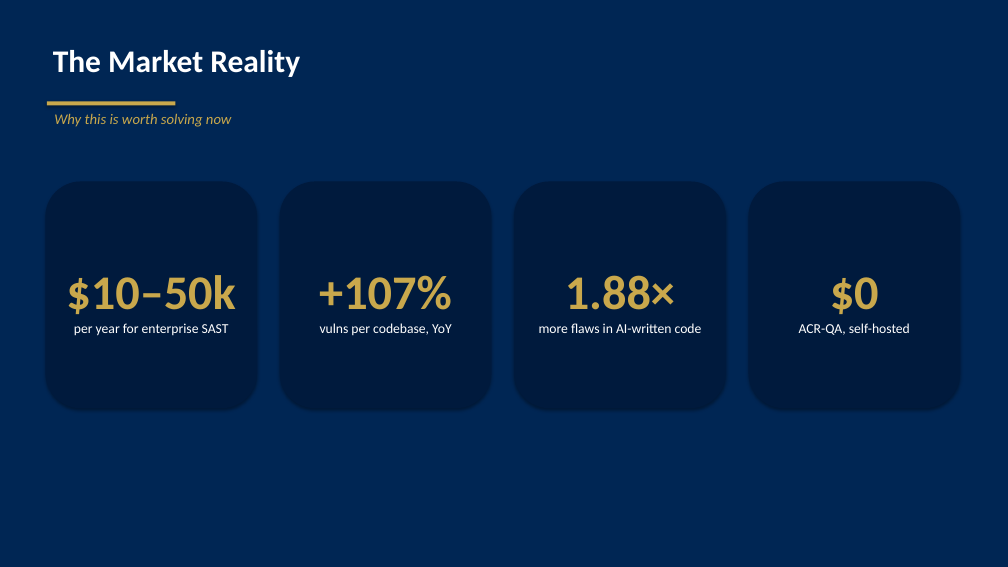
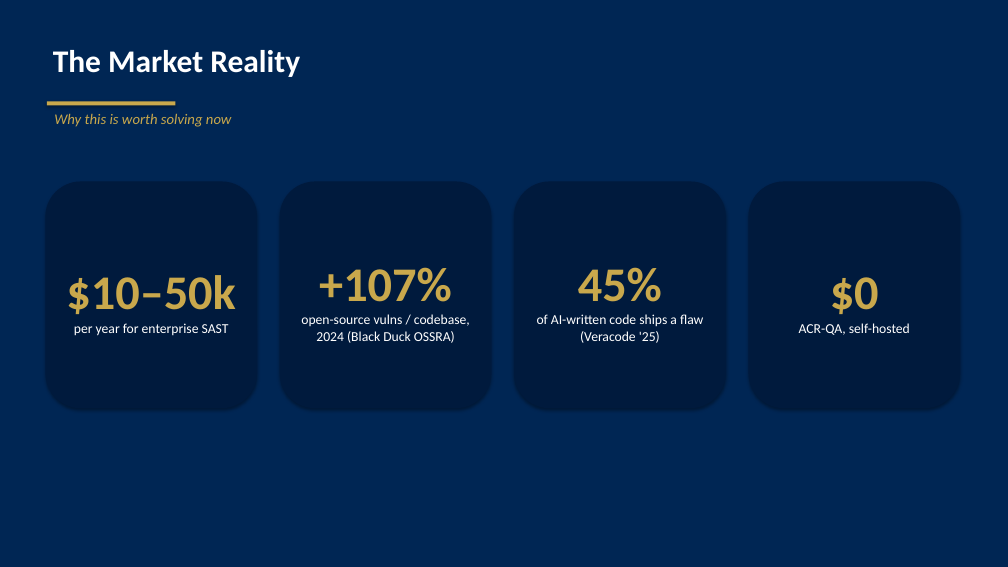
Before and after one commit to starredjaco/ACR-QA, a slide deck: slide 5 of docs/ACR-QA_Defense.odp. Drawn at 1008x567 pixels with LibreOffice and Linux fonts; fonts in the diff are those of the drawing. Boxes give left, top, right and bottom in pixels: in the first picture for what was removed or moved away, otherwise in the second. Text is boxed around its words. In the diff, an @@ line names an element or a change of style, - is before the commit and + after.

Commit message:
build(deck): refresh .odp with sourced stats + corrected test count

```diff
--- a/docs/ACR-QA_Defense.odp
+++ b/docs/ACR-QA_Defense.odp
@@ text "+107%": place and size @@
-text "+107%" at (319,275,452,336)
+text "+107%" at (301,267,470,343)
@@ text at (537,267,703,343): text changed @@
-1.88×
-more flaws in AI-written code
+45%
+of AI-written code ships a flaw (Veracode '25)
@@ text at (301,314,470,343): text changed @@
-vulns per codebase, YoY
+open-source vulns / codebase, 2024 (Black Duck OSSRA)
```
Also in this commit, not shown: 3 other slides changed.
